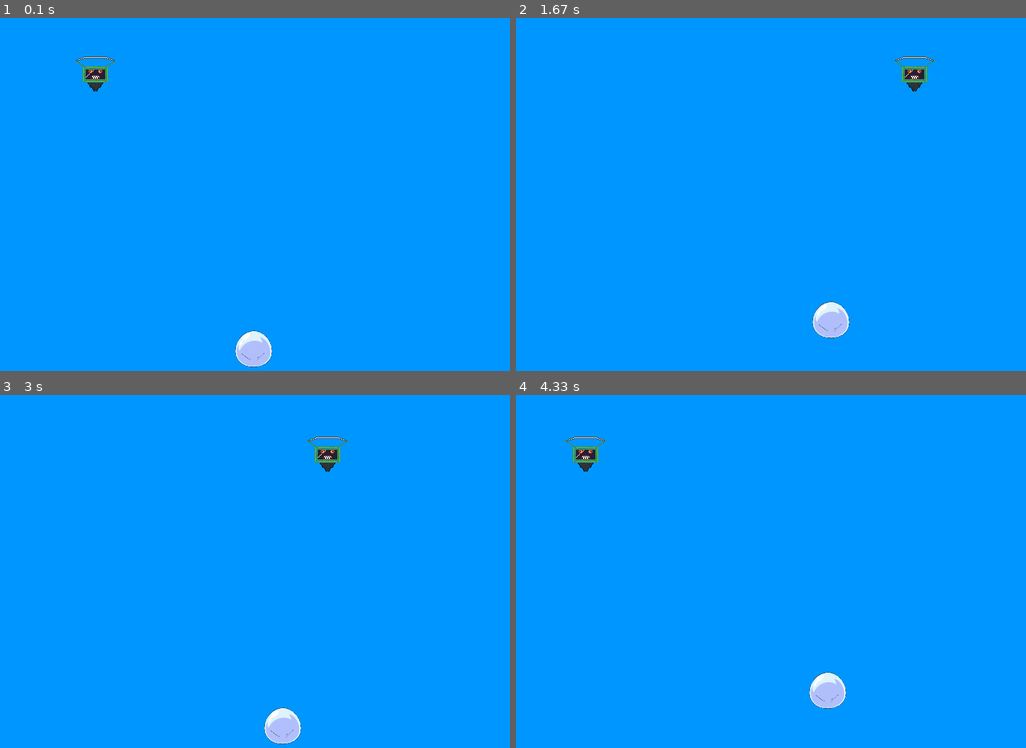
Above: before the commit, frames 1-4 (two rows, left to right).
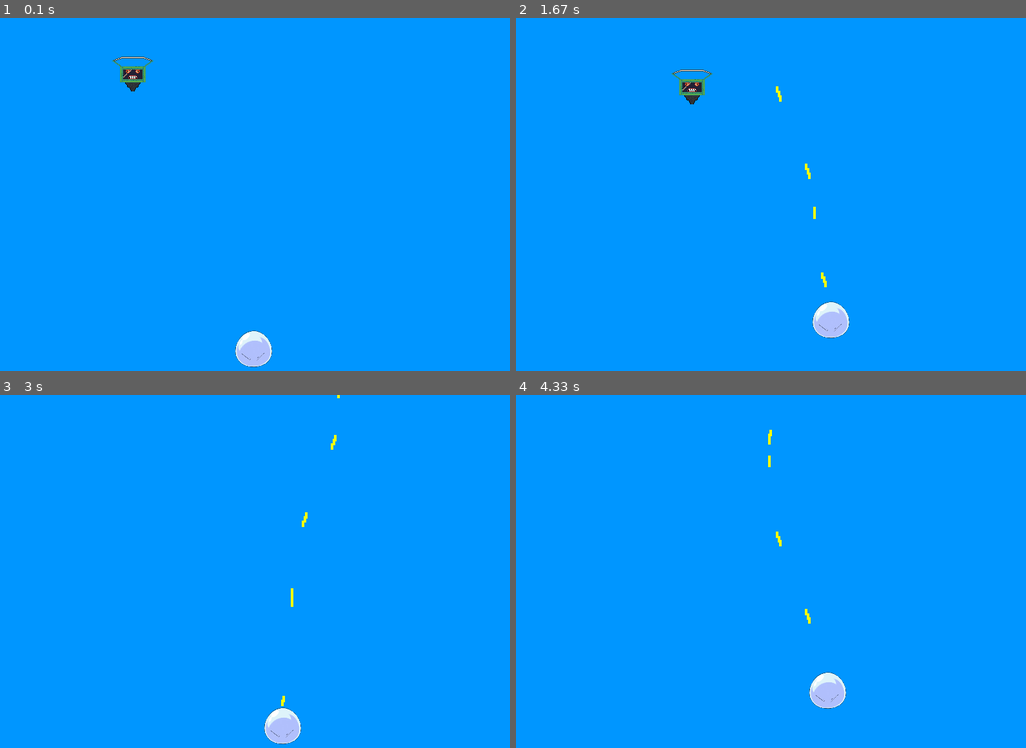
Above: after the commit, the same moments.

Repository: EvoGitH/Pygame-Space-Invader
Game: pygame game, started from Space-Invader-Game.py
Same seed, same stepped clock (60 frames per second), same inputs: the game is played once before the commit and once after it.
Inputs:
- Up to frame 1 (0.1 s): no input
- Up to frame 2 (1.67 s): tap Space at 0.33, 0.73, 1.03, 1.23, 1.57 s; hold Right 0.67-1.13 s; hold Up 1.17-1.47 s; hold Right from 1.5 s (still down)
- Up to frame 3 (3 s): tap Space at 1.87, 2.07, 2.37, 2.63, 2.97 s; release Right at 1.97 s; hold Left 2-2.53 s; hold Down 2.57-2.87 s; hold Left from 2.9 s (still down)
- Up to frame 4 (4.33 s): tap Space at 3.27, 3.4, 3.8, 4.1 s; release Left at 3.3 s; hold Up 3.33-3.7 s; hold Right from 3.73 s (still down)

The runs differ from the first frame. In frame 1, 0.7% of the frame differs, in the area x 14-31%, y 10-21%; in frame 2, 0.8%, in the area x 30-83%, y 10-77%; in frame 3, 0.4%; in frame 4, 0.4%.

Commit message:
Update Space-Invader-Game.py

Diff:
--- a/Space-Invader-Game.py
+++ b/Space-Invader-Game.py
@@ -11,12 +11,16 @@
 
 # Title and Icon
 pygame.display.set_caption("Slime Invaders")
-icon = pygame.image.load('Game Assets/Slime.png')
+icon = pygame.image.load('Game Assets\Slime.png')
 pygame.display.set_icon(icon)
 
 # Player images
-playerimg = pygame.image.load('Game Assets/Slime.png')
-alienimg = pygame.image.load('Game Assets/Alien.png')
+playerimg = pygame.image.load('Game Assets\Slime.png')
+alienimg = pygame.image.load('Game Assets\Alien.png')
+
+# Allows for movement code to know how big your image/icon really is.
+iconX = 64
+iconY = 64
 
 # Scaling image size as it's over 64x64
 img_width = 64
@@ -31,22 +35,26 @@
 # Positioning of the Alien icon at boot up.
 aliens_rect = alienimg.get_rect(topleft= (100, 50))
 
-# Allows for movement code to know how big your image/icon really is.
-iconX = 64
-iconY = 64
+
 
 # player's speed movement.
 player_speed = 2.5
-alien_speed = 3
+alien_speed = 10
 
-# Function is created using .blit() to draw player/alien images on top of window.
+# Function is created using .blit() to draw player images on top of window.
 def player(x, y):
     screen.blit(img_scaled, (x, y))
+
+# Bullet mechanics
+bullets = []
+bullet_speed = 400
 
 # Game Loop to make sure the window is running/working with all game assets
 running = True
 while running:
-    dt = clock.tick(60) / 1000
+    # Creating Collision detection between Alien & Player
+    player_rect = pygame.Rect(playerX, playerY, iconX, iconY)
+    dt = clock.tick(60) / 1000 # Using clock to make sure the game is running properly on a certain amount of FPS
     # RGB - Red, Green, Blue
     screen.fill((0, 150, 255)) #Creates the background colour
     for event in pygame.event.get():
@@ -65,14 +73,40 @@
     if keys[pygame.K_DOWN] or keys[pygame.K_s]:
         playerY += player_speed
 
+    # Shooting Mechanics
+
+    if keys[pygame.K_SPACE]:
+        # Creating bullet at the top-middle of player
+        bullet_rect = pygame.Rect(playerX + iconX//2 - 2, playerY, 4, 10)
+        bullets.append(bullet_rect)
+
+    for bullet in bullets [:]:
+        bullet.y -= bullet_speed * dt # move up
+        if bullet.bottom < 0:
+            bullets.remove(bullet)
+
+    for bullet in bullets:
+        pygame.draw.rect(screen, (255, 255, 0), bullet) # Yellow Bullets
+
+    for bullet in bullets[:]:
+        if bullet.colliderect(aliens_rect):
+            bullets.remove(bullet)
+            aliens_rect.topleft = (-100, -100)
+
+
     # Automated script for Alien movement
     aliens_rect.x += alien_speed * dt * 100
     if aliens_rect.right >= screenX or aliens_rect.left <= 0:
         alien_speed = -alien_speed
-        aliens_rect.y += 5
+        aliens_rect.y += 10
 
-    playerX = max(0, min(playerX, screenX - iconX))
-    playerY = max(350, min(playerY, screenY - iconY))
+    # Player & Alien collision detection
+    if player_rect.colliderect(aliens_rect):
+        print("Game Over!")
+        running = False  # stops the game loop
+
+    #playerX = max(0, min(playerX, screenX - iconX))
+    #playerY = max(350, min(playerY, screenY - iconY))
     screen.blit(alienimg, aliens_rect)
     player(playerX, playerY)
     pygame.display.flip()
